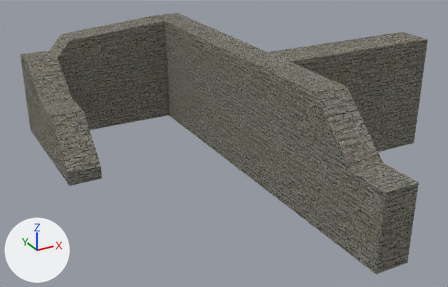
The Blender file MastersOfMana/Assets/Models/WallComplex1.blend, before and after one commit.
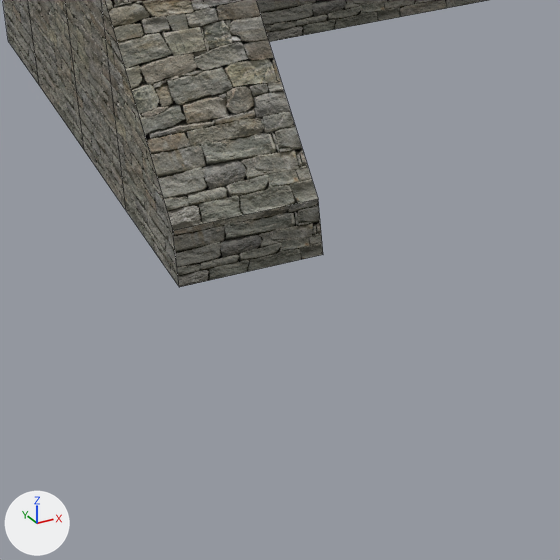
Each version appears first whole from a camera (50 mm lens) standing at (-9.59, -15.03, 8.78) and looking at (-0.94, 0.69, 0.92), and next in a close-up on the part from 6% to 35% of the width and 42% to 86% of the height. Lighting does not change. The marker at lower left points along +X, +Y and +Z. The close-ups show mesh edges as thin lines.

The scene before the commit, as lines of its bpy script (objects in view):
```python
me_cube = bpy.data.meshes.new('Cube')
me_cube.from_pydata(...)  # 56 vertices, 54 faces; spans x -5.6..5.96, y -6.0..7.07, z 0.0..3.72
me_cube.materials.append(mat_mwall)  # picture img_texturescom_brickgroutless0092_5_seamless_s_jpg
# before: 48 (-4.57, 1.98, 0.0) at pixel (323, 254), 49 (-4.57, 1.98, 0.44) at pixel (318, 199), 50 (-5.6, 1.98, 0.0) at pixel (179, 287), 51 (-5.6, 1.98, 0.44) at pixel (172, 230)
ob_wallcomplex = bpy.data.objects.new('WallComplex', me_cube)
ob_wallcomplex.location = (0.0, 0.0, 0.0)
```
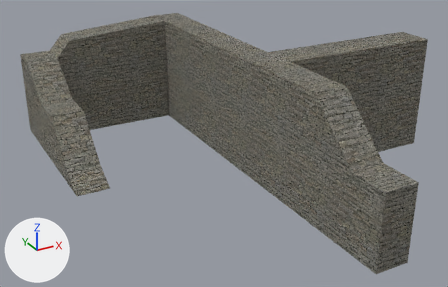
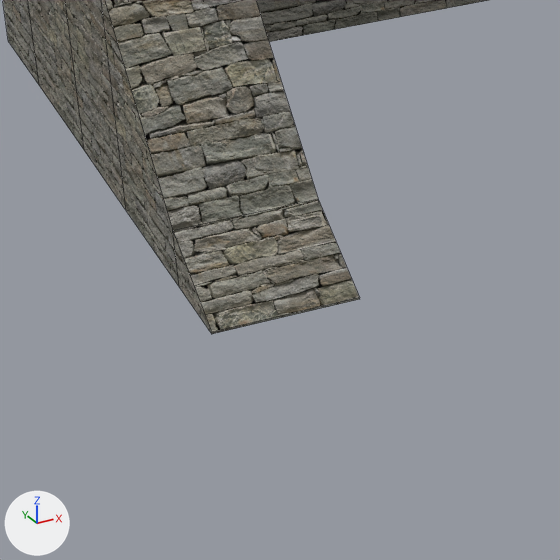
Boxes [x1, y1, x2, y2] around the edits, measured in the close-ups (560 x 560 px):
'WallComplex', reshaped: before [3, 0, 488, 287]; after [3, 0, 488, 334]
part 1 of me_cube, built on: before [173, 199, 323, 287]; after [173, 199, 360, 334]

The change, as a diff of the scene's bpy script:
```diff
--- a/MastersOfMana/Assets/Models/WallComplex1.blend.py
+++ b/MastersOfMana/Assets/Models/WallComplex1.blend.py
@@ me_cube @@
 # used by ob_wallcomplex; location = (0.0, 0.0, 0.0)
 # verts and faces of me_cube; kept vertices keep their numbers, new ones are numbered from 56
-me_cube.from_pydata(...)  # 56 vertices, 54 faces; spans x -5.6..5.96, y -6.0..7.07, z 0.0..3.72
+me_cube.from_pydata(...)  # 60 vertices, 58 faces; spans x -5.6..5.96, y -6.0..7.07, z 0.0..3.72
+# me_cube part 1
+delete_faces([(48, 49, 51, 50)])
+verts[56] = (-4.57, 1.21, 0.0)  # pixel (359, 299)
+verts[57] = (-4.57, 1.21, 0.01)  # pixel (359, 297)
+verts[58] = (-5.6, 1.21, 0.0)  # pixel (211, 334)
+verts[59] = (-5.6, 1.21, 0.01)  # pixel (211, 332)
+faces += [(49, 51, 59, 57), (56, 57, 59, 58), (48, 49, 57, 56), (48, 56, 58, 50), (50, 58, 59, 51)]
 me_cube.materials.append(mat_mwall)
```
